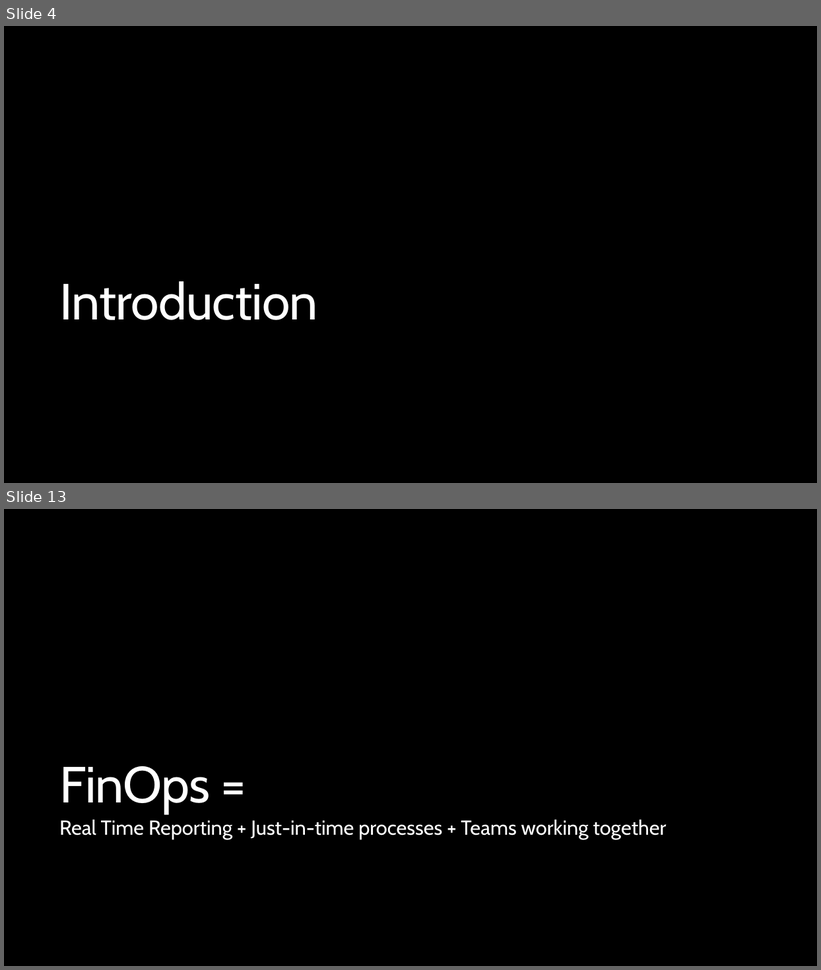
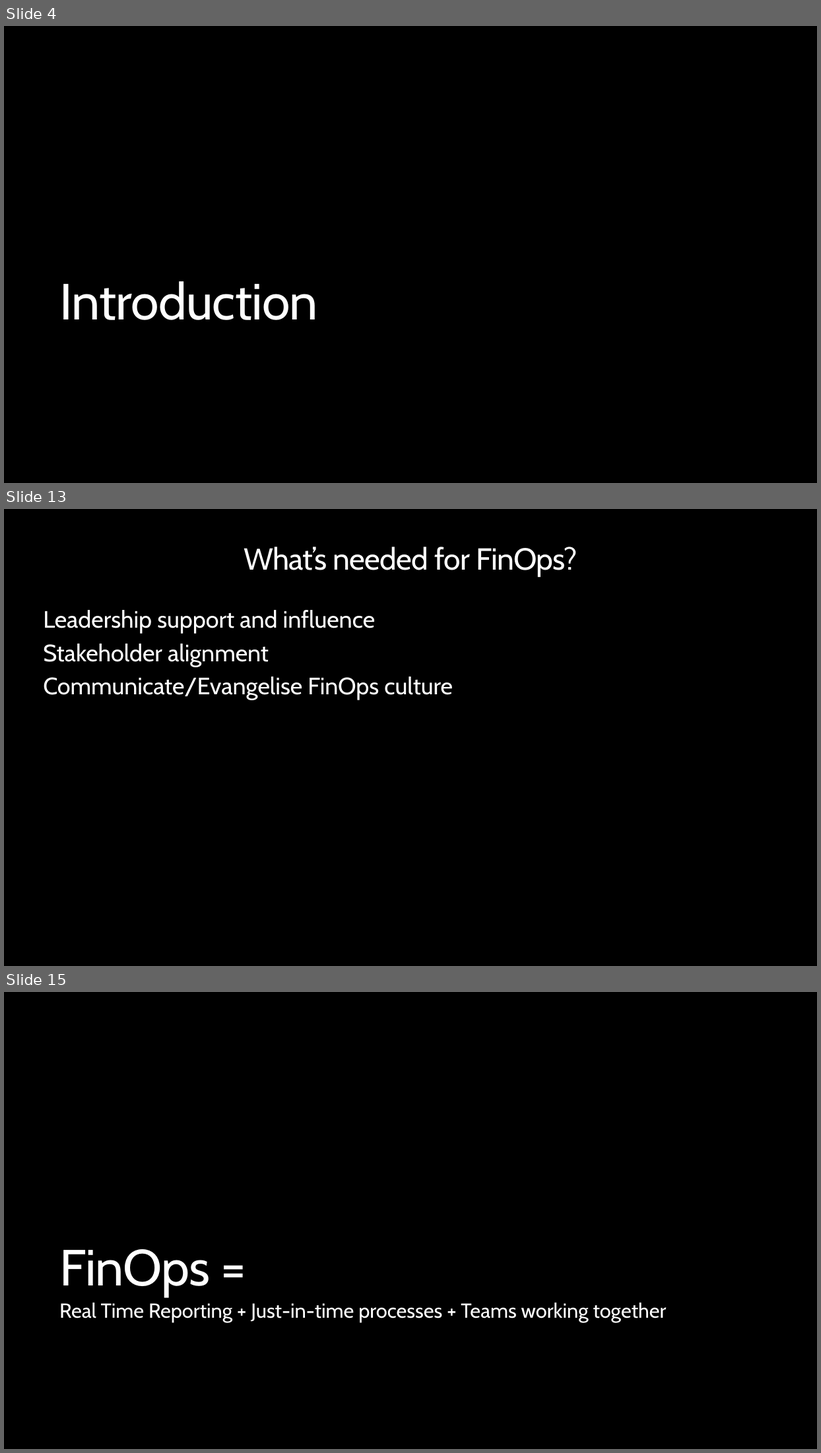
Before and after one commit to peterperov/MSFTCSA, a slide deck: 104-FinOps/Azure FinOps - Introduction.pptx. Shown one above the other, each under a label of ours: slides 4 and 13 before the commit, slides 4, 13 and 15 after it; the slides between them are not shown. The pictures are 821x970 and 821x1453 pixels, drawn with LibreOffice and Linux fonts; fonts in the diff are those of the drawing; background and template pictures are left out. Boxes give left, top, right and bottom in pixels: in the first picture for what was removed or moved away, otherwise in the second. Text is boxed around its words. In the diff, an @@ line names an element or a change of style, - is before the commit and + after.

```diff
--- a/104-FinOps/Azure FinOps - Introduction.pptx
+++ b/104-FinOps/Azure FinOps - Introduction.pptx
@@ slide 13 added at box(4, 509, 817, 966), background #000000 @@
@@ title added at box(244, 547, 578, 577), 36 pt, text #FFFFFF @@
+What’s needed for FinOps?
@@ text added at box(43, 610, 453, 700), 28 pt, text #FFFFFF @@
+Leadership support and influence
+Stakeholder alignment
+Communicate/Evangelise FinOps culture
@@ what was slide 13 is now slide 15 @@
```
Also in this commit, not shown: 11 slides changed, 2 other slides added.
